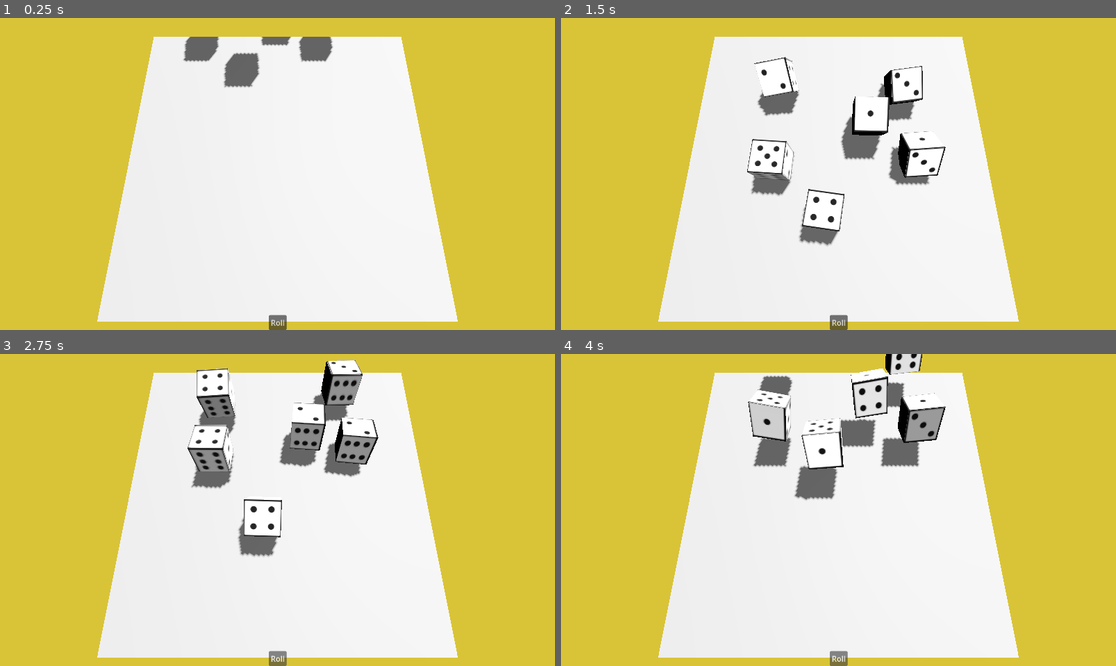
Above: before the commit, frames 1-4 (two rows, left to right).
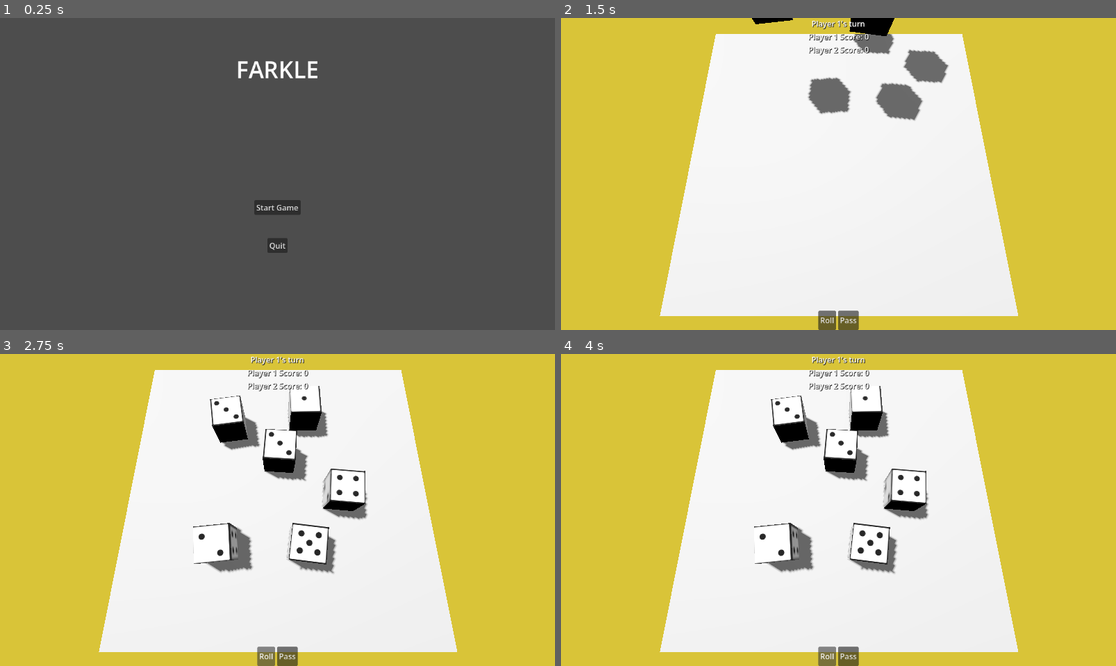
Above: after the commit, the same moments.

Repository: Sanjay004mk/farkle
Game: Godot game, scene res://game/main_menu.tscn
Same seed, same stepped clock (60 frames per second), same inputs: the game is played once before the commit and once after it. Before the commit the project starts from res://game/game.tscn.
Inputs (mouse positions are in pixels of both pictures, inside the frame that each line leads up to):
- Up to frame 1 (0.25 s): no input
- Up to frame 2 (1.5 s): click (838, 323) at 0.5 s, where only the run before the commit has a clickable "Roll"; click (838, 208) at 1.25 s, where only the run after the commit has a clickable "Start Game"
- Up to frame 3 (2.75 s): click "Roll" at 2 s
- Up to frame 4 (4 s): click (849, 656) at 2.75 s, where only the run after the commit has a clickable "Pass"; click "Roll" at 3.5 s

The runs differ from the first frame. In frame 1, 98% of the frame differs, in the area x 0-100%, y 0-100%; in frame 2, 8.2%; in frame 3, 10%; in frame 4, 11%.

Commit message:
Add main menu and implement player score tracking

Diff:
--- a/game/game.gd
+++ b/game/game.gd
@@ -1,20 +1,73 @@
 extends FarkleGame
 
-@onready var dice: Array[AnimatedDie] = [$AnimatedDie1, $AnimatedDie2, $AnimatedDie3, $AnimatedDie4, $AnimatedDie5, $AnimatedDie6]
+@onready var turn_label: Label = $Control/VBoxContainer/TurnLabel
+@onready var player_1_score: Label = $Control/VBoxContainer/Player1Score
+@onready var player_2_score: Label = $Control/VBoxContainer/Player2Score
+@onready var die_spawn_points: Array[Node3D] = [$DieSpawnPoints/DieSpawnPoint1, $DieSpawnPoints/DieSpawnPoint2, $DieSpawnPoints/DieSpawnPoint3, $DieSpawnPoints/DieSpawnPoint4, $DieSpawnPoints/DieSpawnPoint5, $DieSpawnPoints/DieSpawnPoint6]
+const ANIMATED_DIE = preload("uid://b21xwmel285do")
 
 func _ready() -> void:
-	for i in range(dice.size()):
-		active_player.assign_die(dice[i], i)
-		dice[i].set_on_die_clicked_callback(func(): toggle_select(i))
+	for player in players:
+		for i in range(FarkleGame.MAX_DICE):
+			var spawn_point = die_spawn_points[i]
+			var die: AnimatedDie = ANIMATED_DIE.instantiate()
+			add_child(die)
+			die.position = spawn_point.position
+			player.assign_die(die, i)
+			die.set_on_die_clicked_callback(func(): toggle_select(player, i))
 
-func on_roll_pressed():
+
+	player_switched.connect(func(): turn_label.text = "Player %d's turn" % [active_player_index + 1])
+	players[0].points_updated.connect(func(total): player_1_score.text = "Player 1's Score: %d" % [total])
+	players[1].points_updated.connect(func(total): player_2_score.text = "Player 2's Score: %d" % [total])
+
+	_hide_other_player_die()
 	active_player.roll()
+	_check_valid_turn()
 
-func toggle_select(p_index: int):
-	var ret = active_player.toggle_select(p_index)
+func _check_valid_turn():
+	while not FarkleRules.has_valid_selection(active_player.unused_dice):
+		switch_player()
+
+# TODO: UI animations
+
+func player_roll() -> bool:
+	var ret := super()
+	if ret:
+		_check_valid_turn()
+
+	return ret
+
+func progress_turn() -> bool:
+	var ret := super()
+	if ret:
+		_check_valid_turn()
+
+	return ret
+
+func _hide_other_player_die():
+	for die in active_player.dice:
+		die.show()
+
+	for die in other_player.dice:
+		die.hide()
+
+func switch_player() -> void:
+	super()
+	for die in other_player.dice:
+		if die is AnimatedDie:
+			die.toggle_select(false)
+	_hide_other_player_die()
+
+func toggle_select(p_player: Player, p_index: int):
+	var ret = p_player.toggle_select(p_index)
+	var die: AnimatedDie = p_player.dice[p_index]
+	if not die:
+		return
+
 	if ret == 0:
-		dice[p_index].toggle_select(true)
+		die.toggle_select(true)
 	elif ret == 1:
-		dice[p_index].toggle_select(false)
+		die.toggle_select(false)
 	else:
-		print("Die is locked. ", dice[p_index], " Value: ", dice[p_index].number)
+		print("Die is locked. ", die, " Value: ", die.number)
--- a/game/game.tscn
+++ b/game/game.tscn
@@ -2,7 +2,6 @@
 
 [ext_resource type="Script" uid="uid://b8n27bckhdxo" path="res://game/game.gd" id="1_h7iqs"]
 [ext_resource type="Environment" uid="uid://gys114q4e4c8" path="res://game/game_environment.tres" id="1_l1rk1"]
-[ext_resource type="PackedScene" uid="uid://b21xwmel285do" path="res://dice/animated_die.tscn" id="2_vasa2"]
 
 [sub_resource type="BoxMesh" id="BoxMesh_l1rk1"]
 
@@ -21,29 +20,11 @@
 environment = ExtResource("1_l1rk1")
 
 [node name="Camera3D" type="Camera3D" parent="." unique_id=330589788]
-transform = Transform3D(1, 0, 0, 0, 0.25881907, 0.9659258, 0, -0.9659258, 0.25881907, 0, 7, 2.5)
+transform = Transform3D(-4.371139e-08, 0.9659258, -0.25881907, 0, 0.25881907, 0.9659258, 1, 4.222196e-08, -1.1313341e-08, -2.6381512, 7, -0.018234253)
 
 [node name="Base" type="MeshInstance3D" parent="." unique_id=96419738]
 transform = Transform3D(10, 0, 0, 0, 1, 0, 0, 0, 10, 0, 0, 0)
 mesh = SubResource("BoxMesh_l1rk1")
-
-[node name="AnimatedDie1" parent="." unique_id=1976535065 instance=ExtResource("2_vasa2")]
-transform = Transform3D(-5.9604645e-08, 0, 1, 0, 1, 0, -1, 0, -5.9604645e-08, -0.39706373, 0.5, 2.0220761)
-
-[node name="AnimatedDie2" parent="." unique_id=559807175 instance=ExtResource("2_vasa2")]
-transform = Transform3D(-5.9604645e-08, 0, 1, 0, 1, 0, -1, 0, -5.9604645e-08, 0.96609735, 0.5, 0.063008785)
-
-[node name="AnimatedDie3" parent="." unique_id=1005562638 instance=ExtResource("2_vasa2")]
-transform = Transform3D(-5.9604645e-08, 0, 1, 0, 1, 0, -1, 0, -5.9604645e-08, 2.5054502, 0.5, 0.8347206)
-
-[node name="AnimatedDie4" parent="." unique_id=607050558 instance=ExtResource("2_vasa2")]
-transform = Transform3D(-5.9604645e-08, 0, 1, 0, 1, 0, -1, 0, -5.9604645e-08, -2.0474758, 0.5, 0.8347206)
-
-[node name="AnimatedDie5" parent="." unique_id=1755423575 instance=ExtResource("2_vasa2")]
-transform = Transform3D(-5.9604645e-08, 0, 1, 0, 1, 0, -1, 0, -5.9604645e-08, -2.0474758, 0.5, -1.778398)
-
-[node name="AnimatedDie6" parent="." unique_id=446228418 instance=ExtResource("2_vasa2")]
-transform = Transform3D(-5.9604645e-08, 0, 1, 0, 1, 0, -1, 0, -5.9604645e-08, 2.1983805, 0.5, -1.6653605)
 
 [node name="Control" type="Control" parent="." unique_id=1971385254]
 layout_mode = 3
@@ -54,18 +35,77 @@
 grow_vertical = 2
 mouse_filter = 1
 
-[node name="Button" type="Button" parent="Control" unique_id=1495823261]
+[node name="HBoxContainer" type="HBoxContainer" parent="Control" unique_id=2082789002]
 layout_mode = 1
 anchors_preset = 7
 anchor_left = 0.5
 anchor_top = 1.0
 anchor_right = 0.5
 anchor_bottom = 1.0
-offset_left = -18.5
-offset_top = -31.0
-offset_right = 18.5
+offset_left = -20.0
+offset_top = -40.0
+offset_right = 20.0
 grow_horizontal = 2
 grow_vertical = 0
+
+[node name="Roll" type="Button" parent="Control/HBoxContainer" unique_id=1495823261]
+layout_mode = 2
 text = "Roll"
 
-[connection signal="pressed" from="Control/Button" to="." method="on_roll_pressed"]
+[node name="Pass" type="Button" parent="Control/HBoxContainer" unique_id=899921928]
+layout_mode = 2
+text = "Pass"
+
+[node name="VBoxContainer" type="VBoxContainer" parent="Control" unique_id=844718345]
+layout_mode = 1
+anchors_preset = 5
+anchor_left = 0.5
+anchor_right = 0.5
+offset_left = -20.0
+offset_right = 20.0
+offset_bottom = 40.0
+grow_horizontal = 2
+
+[node name="TurnLabel" type="Label" parent="Control/VBoxContainer" unique_id=1785072653]
+layout_mode = 2
+theme_override_colors/font_shadow_color = Color(0.047058824, 0.047058824, 0.047058824, 0.96862745)
+text = "Player 1's turn"
+horizontal_alignment = 1
+vertical_alignment = 1
+
+[node name="Player1Score" type="Label" parent="Control/VBoxContainer" unique_id=387318515]
+layout_mode = 2
+theme_override_colors/font_shadow_color = Color(0.047058824, 0.047058824, 0.047058824, 0.96862745)
+text = "Player 1 Score: 0"
+horizontal_alignment = 1
+vertical_alignment = 1
+
+[node name="Player2Score" type="Label" parent="Control/VBoxContainer" unique_id=311615457]
+layout_mode = 2
+theme_override_colors/font_shadow_color = Color(0.047058824, 0.047058824, 0.047058824, 0.96862745)
+text = "Player 2 Score: 0"
+horizontal_alignment = 1
+vertical_alignment = 1
+
+[node name="DieSpawnPoints" type="Node3D" parent="." unique_id=1298518802]
+
+[node name="DieSpawnPoint1" type="Node3D" parent="DieSpawnPoints" unique_id=737069905]
+transform = Transform3D(1, 0, 0, 0, 1, 0, 0, 0, 1, -0.39706373, 0.5, 2.0220761)
+
+[node name="DieSpawnPoint2" type="Node3D" parent="DieSpawnPoints" unique_id=1807754915]
+transform = Transform3D(1, 0, 0, 0, 1, 0, 0, 0, 1, 2.644919, 0.5, 0.9024205)
+
+[node name="DieSpawnPoint3" type="Node3D" parent="DieSpawnPoints" unique_id=1123458489]
+transform = Transform3D(1, 0, 0, 0, 1, 0, 0, 0, 1, 0.96609735, 0.5, 0.063008785)
+
+[node name="DieSpawnPoint4" type="Node3D" parent="DieSpawnPoints" unique_id=200722340]
+transform = Transform3D(1, 0, 0, 0, 1, 0, 0, 0, 1, -2.0474758, 0.5, 0.8347206)
+
+[node name="DieSpawnPoint5" type="Node3D" parent="DieSpawnPoints" unique_id=196692790]
+transform = Transform3D(1, 0, 0, 0, 1, 0, 0, 0, 1, -2.0474758, 0.5, -1.778398)
+
+[node name="DieSpawnPoint6" type="Node3D" parent="DieSpawnPoints" unique_id=1443221319]
+transform = Transform3D(1, 0, 0, 0, 1, 0, 0, 0, 1, 2.1983805, 0.5, -1.6653605)
+
+[connection signal="pressed" from="Control/HBoxContainer/Roll" to="." method="player_roll"]
+[connection signal="pressed" from="Control/HBoxContainer/Pass" to="." method="progress_turn"]
--- /dev/null
+++ b/game/main_menu.gd
@@ -0,0 +1,9 @@
+extends Control
+
+
+func on_start_pressed() -> void:
+	get_tree().change_scene_to_file("res://game/game.tscn")
+
+func on_quit_pressed() -> void:
+	get_tree().root.propagate_notification(NOTIFICATION_WM_CLOSE_REQUEST)
+	get_tree().quit()
--- /dev/null
+++ b/game/main_menu.tscn
@@ -0,0 +1,48 @@
+[gd_scene format=3 uid="uid://vw0fcjoowx35"]
+
+[ext_resource type="Script" uid="uid://b0pk73ui16cec" path="res://game/main_menu.gd" id="1_2gctw"]
+
+[node name="MainMenu" type="Control" unique_id=863194786]
+layout_mode = 3
+anchors_preset = 15
+anchor_right = 1.0
+anchor_bottom = 1.0
+grow_horizontal = 2
+grow_vertical = 2
+script = ExtResource("1_2gctw")
+
+[node name="VBoxContainer" type="VBoxContainer" parent="." unique_id=555315090]
+layout_mode = 1
+anchors_preset = 15
+anchor_right = 1.0
+anchor_bottom = 1.0
+grow_horizontal = 2
+grow_vertical = 2
+
+[node name="Label" type="Label" parent="VBoxContainer" unique_id=604937919]
+layout_mode = 2
+size_flags_vertical = 3
+theme_override_font_sizes/font_size = 48
+text = "FARKLE"
+horizontal_alignment = 1
+vertical_alignment = 1
+
+[node name="NavigationButtons" type="VBoxContainer" parent="VBoxContainer" unique_id=1223062053]
+layout_mode = 2
+size_flags_vertical = 3
+size_flags_stretch_ratio = 2.0
+theme_override_constants/separation = 48
+alignment = 1
+
+[node name="StartButton" type="Button" parent="VBoxContainer/NavigationButtons" unique_id=327920420]
+layout_mode = 2
+size_flags_horizontal = 4
+text = "Start Game"
+
+[node name="QuitButton" type="Button" parent="VBoxContainer/NavigationButtons" unique_id=1247415047]
+layout_mode = 2
+size_flags_horizontal = 4
+text = "Quit"
+
+[connection signal="pressed" from="VBoxContainer/NavigationButtons/StartButton" to="." method="on_start_pressed"]
+[connection signal="pressed" from="VBoxContainer/NavigationButtons/QuitButton" to="." method="on_quit_pressed"]
--- a/logic/farkle_game.gd
+++ b/logic/farkle_game.gd
@@ -5,14 +5,20 @@
 enum GameState { InTurn, InTransition }
 const MAX_DICE: int = 6
 
-var target_score: int = 0
+var target_score: int = 5000
 var players: Array[Player] = []
 var active_player_index: int
 var active_player: Player:
 	get:
 		return players[active_player_index]
 
+var other_player: Player:
+	get:
+		return players[(active_player_index + 1) % 2]
+
 var state: GameState = GameState.InTurn # TODO: Set from UI
+
+signal player_switched
 
 func _init() -> void:
 	for i in range(2):
@@ -20,7 +26,34 @@
 
 	active_player_index = 0
 
-# TODO: temp, figure out better way to progress
-func progress_turn():
+func player_roll() -> bool:
+	if not FarkleRules.is_valid_selection(active_player.selected_dice):
+		return false
+
+	active_player.roll()
+	return true
+
+func _player_score() -> bool:
+	if not FarkleRules.is_valid_selection(active_player.selected_dice):
+		return false
+
+	var round_score := active_player.score()
+	if round_score == 0:
+		return false
+
+	return true
+
+func progress_turn() -> bool:
+	if not _player_score():
+		return false
+
+	switch_player()
+	return true
+
+func switch_player() -> void:
 	active_player.release_all_die()
 	active_player_index = (active_player_index + 1) % players.size()
+
+	active_player.roll()
+
+	player_switched.emit()
--- a/logic/farkle_rules.gd
+++ b/logic/farkle_rules.gd
@@ -76,8 +76,8 @@
 		return 1200
 
 	if _is_continuous(die_count):
-		var extra_ones: int = max(die_count[1] - 1, 0)
-		var extra_fives: int = max(die_count[5] - 1, 0)
+		var extra_ones: int = max(die_count[1] - 1, 0) if die_count.has(1) else 0
+		var extra_fives: int = max(die_count[5] - 1, 0) if die_count.has(5) else 0
 		return 500 + (extra_ones * 100) + (extra_fives * 50)
 
 	var score := 0
--- a/player/player.gd
+++ b/player/player.gd
@@ -5,10 +5,15 @@
 var dice: Array[Die] = []
 var selected_dice: Array[Die] = []
 var used_dice: Array[Die] = []
+var unused_dice: Array[Die]:
+	get:
+		return dice.filter(func(die): return not used_dice.has(die))
 
 var total_points: int = 0
 
 var _rng: RandomNumberGenerator = RandomNumberGenerator.new()
+
+signal points_updated(total_points)
 
 func _init() -> void:
 	for i in range(FarkleGame.MAX_DICE):
@@ -35,15 +40,14 @@
 	selected_dice.append(dice[p_index])
 	return 0
 
+# TODO: Fix storing points per roll and adding them at the end when 'score' is called.
+# Right now, points are calculated at the end leading to T1: 5 | T2: 5, 5, 5 being counted as 1000 instead of 550
 func roll() -> bool:
-	if not selected_dice.is_empty():
-		return false
-
 	if used_dice.size() == FarkleGame.MAX_DICE:
 		used_dice.clear()
 
 	for die in dice:
-		if not used_dice.has(die):
+		if not (used_dice.has(die) or selected_dice.has(die)):
 			die.roll(_rng.randf())
 
 	return true
@@ -56,6 +60,9 @@
 	total_points += round_score
 	used_dice.append_array(selected_dice)
 	selected_dice.clear()
+
+	points_updated.emit(total_points)
+
 	return round_score
 
 func release_all_die():
--- a/project.godot
+++ b/project.godot
@@ -11,7 +11,7 @@
 [application]
 
 config/name="farkle"
-run/main_scene="uid://g45v7skopm7n"
+run/main_scene="uid://vw0fcjoowx35"
 config/features=PackedStringArray("4.6", "GL Compatibility")
 config/icon="res://icon.svg"
 
Not shown, added: game/main_menu.gd.uid
